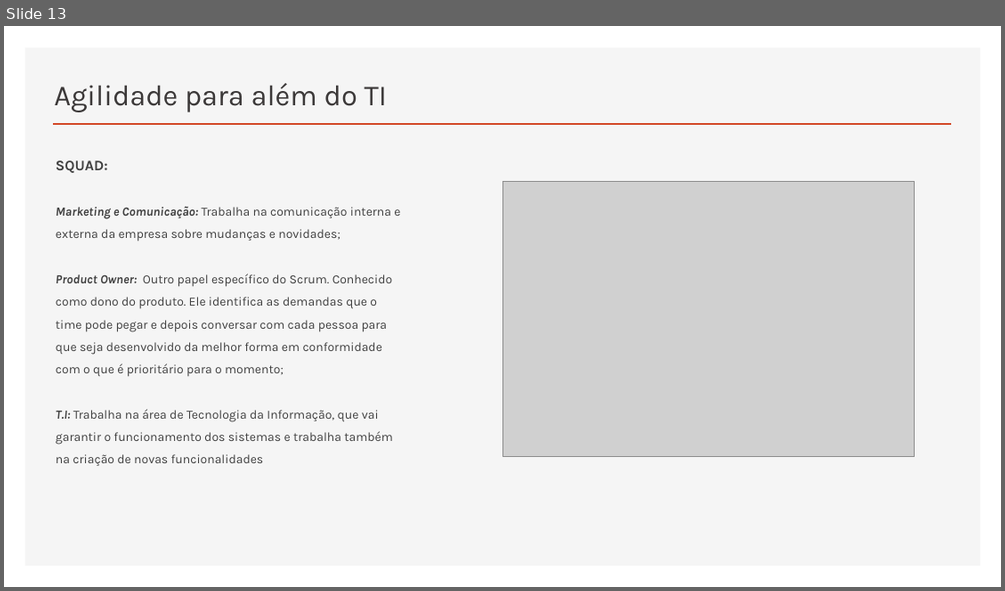
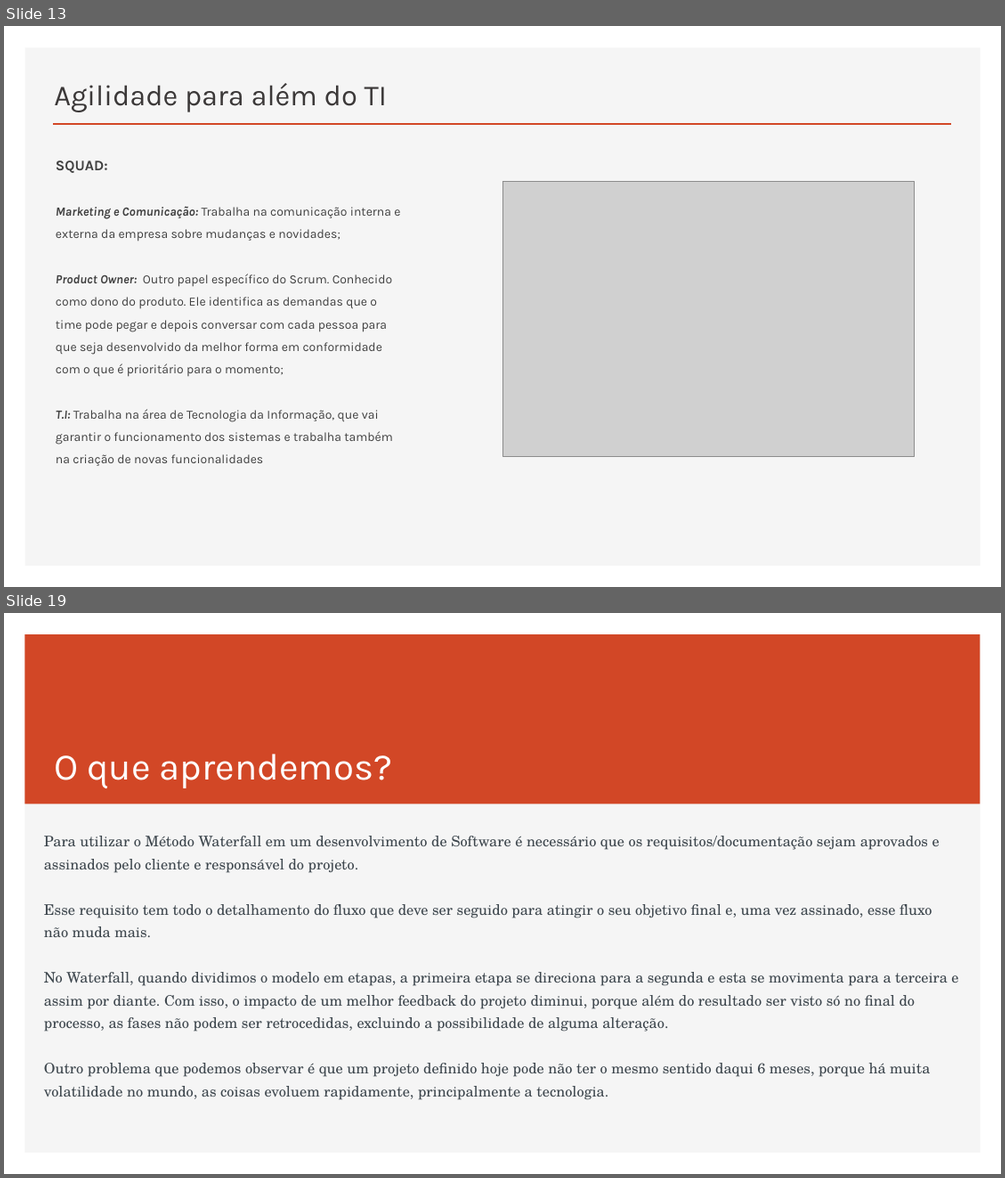
Before and after one commit to RaizaCirne/app-flex, a slide deck: Trilhas/[Business Agility T5 - ONE]/01..Agilidade-promovendo_a_transformacao_agil.pptx. Shown one above the other, each under a label of ours: slide 13 before the commit, slides 13 and 19 after it; the slides between them are not shown. The pictures are 1005x591 and 1005x1178 pixels, drawn with LibreOffice and Linux fonts; fonts in the diff are those of the drawing; grey boxes stand for pictures. Boxes give left, top, right and bottom in pixels: in the first picture for what was removed or moved away, otherwise in the second. Text is boxed around its words. In the diff, an @@ line names an element or a change of style, - is before the commit and + after.

```diff
--- a/Trilhas/[Business Agility T5 - ONE]/01..Agilidade-promovendo_a_transformacao_agil.pptx
+++ b/Trilhas/[Business Agility T5 - ONE]/01..Agilidade-promovendo_a_transformacao_agil.pptx
@@ slide 19 added at (x1=4, y1=613, x2=1001, y2=1174), background #FFFFFF; not listed: 1 template element that a slide beside it also shows @@
@@ rectangle added at (x1=25, y1=634, x2=980, y2=804), fill #D24726 @@
@@ title added at (x1=54, y1=754, x2=392, y2=788), 36 pt, text #FFFFFF @@
+O que aprendemos?
@@ text added at (x1=44, y1=835, x2=958, y2=1100), 14 pt, text #3D464D @@
+Para utilizar o Método Waterfall em um desenvolvimento de Software é necessário que os requisitos/documentação sejam aprovados e assinados pelo cliente e responsável do projeto.
+Esse requisito tem todo o detalhamento do fluxo que deve ser seguido para atingir o seu objetivo final e, uma vez assinado, esse fluxo não muda mais.
+No Waterfall, quando dividimos o modelo em etapas, a primeira etapa se direciona para a segunda e esta se movimenta para a terceira e assim por diante. Com isso, o impacto de um melhor feedback do projeto diminui, porque além do resultado ser visto só no final do processo, as fases não podem ser retrocedidas, excluindo a possibilidade de alguma alteração.
+Outro problema que podemos observar é que um projeto definido hoje pode não ter o mesmo sentido daqui 6 meses, porque há muita volatilidade no mundo, as coisas evoluem rapidamente, principalmente a tecnologia.
```
Also in this commit, not shown: 5 other slides added, 1 slide removed.
